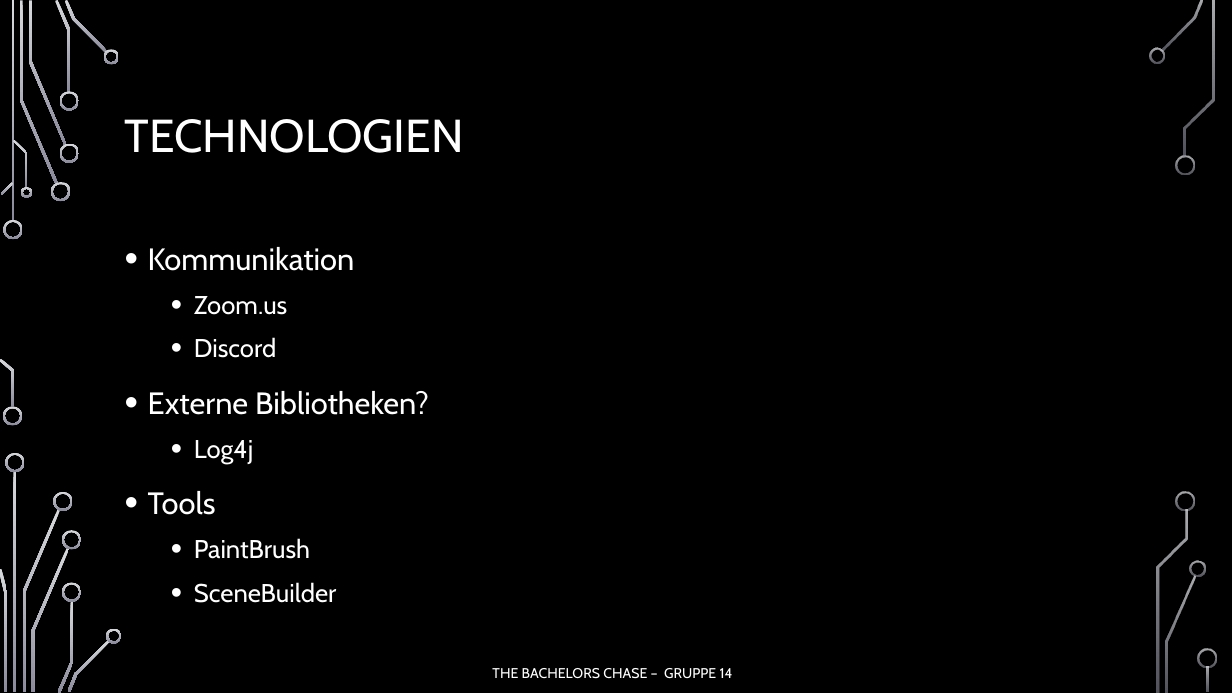
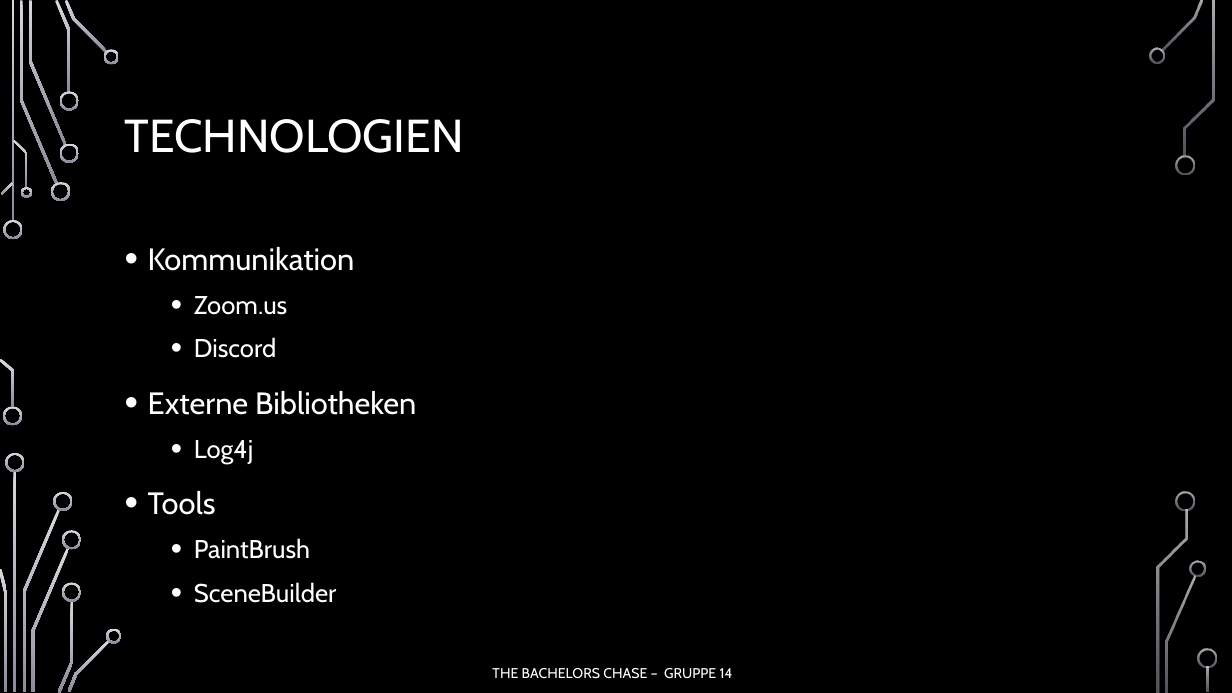
Before and after one commit to jnussbaum/TheBachelorsChaseGame, a slide deck: slide 6 of documents/Meilensteine/Meilenstein V/Meilenstein_5_Präsentation.pptx. Drawn at 1232x693 pixels with LibreOffice and Linux fonts; fonts in the diff are those of the drawing; background and template pictures are left out. Boxes give left, top, right and bottom in pixels: in the first picture for what was removed or moved away, otherwise in the second. Text is boxed around its words. In the diff, an @@ line names an element or a change of style, - is before the commit and + after.

```diff
--- a/documents/Meilensteine/Meilenstein V/Meilenstein_5_Präsentation.pptx
+++ b/documents/Meilensteine/Meilenstein V/Meilenstein_5_Präsentation.pptx
@@ text at <box>148,391,416,415</box>: text changed @@
-• Externe Bibliotheken?
+• Externe Bibliotheken
```
Also in this commit, not shown: 2 other slides changed, 10 other files.
